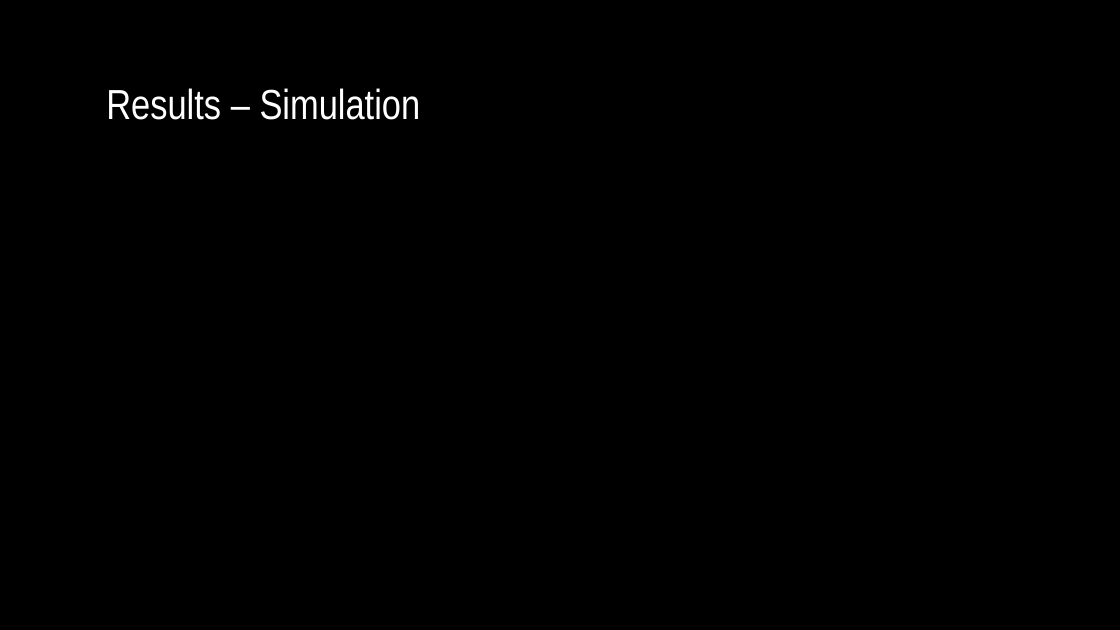
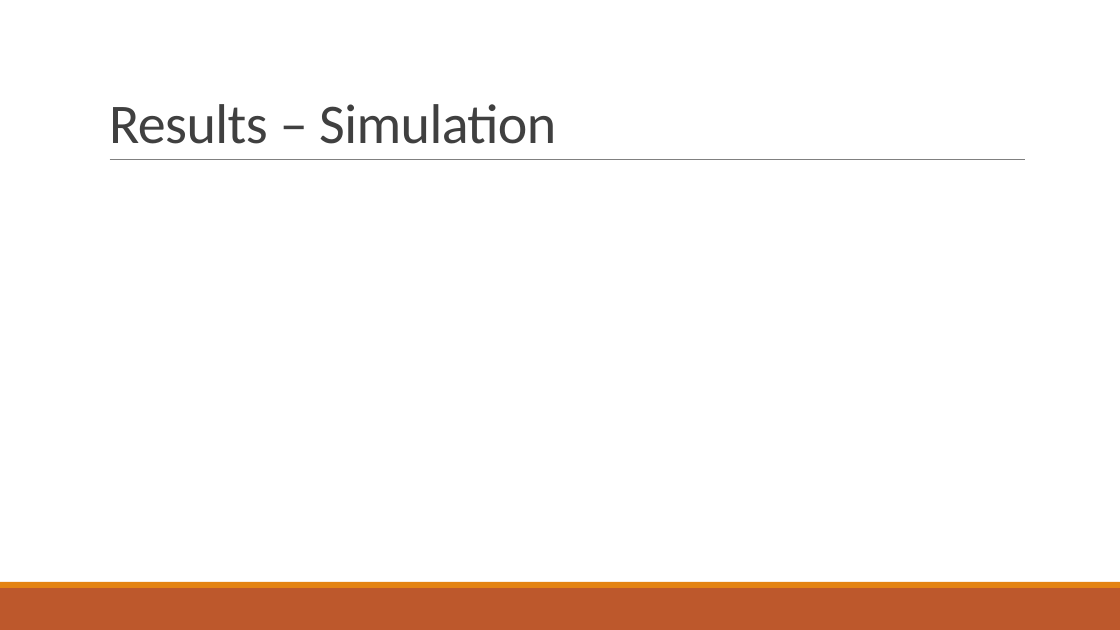
Before and after one commit to mrosendin/march-madness-machine-learning, a slide deck: slide 11 of Presentation.pptx (slide 10 before the commit). Drawn at 1120x630 pixels with LibreOffice and Linux fonts; fonts in the diff are those of the drawing; background and template pictures are left out. Boxes give left, top, right and bottom in pixels: in the first picture for what was removed or moved away, otherwise in the second. Text is boxed around its words. In the diff, an @@ line names an element or a change of style, - is before the commit and + after.

```diff
--- a/Presentation.pptx
+++ b/Presentation.pptx
@@ background picture (left out) to #FFFFFF @@
@@ title "Results – Simulation" at (x1=109, y1=104, x2=556, y2=144): size 36 to 48 pt, font Arial Narrow to Calibri, text colour #FFFFFF to #404040, letter spacing 0 to -0.5 pt; line spacing 0.9 to 0.85 @@
@@ line added from (110, 160) to (1026, 160), #808080 0.5 pt @@
@@ rectangle added at (x1=0, y1=588, x2=1120, y2=630), fill #BD582C @@
@@ rectangle added at (x1=0, y1=582, x2=1120, y2=588), fill #E48312 @@
```
Also in this commit, not shown: 5 other slides changed, 5 slides added, 4 slides removed, 2 other files.
